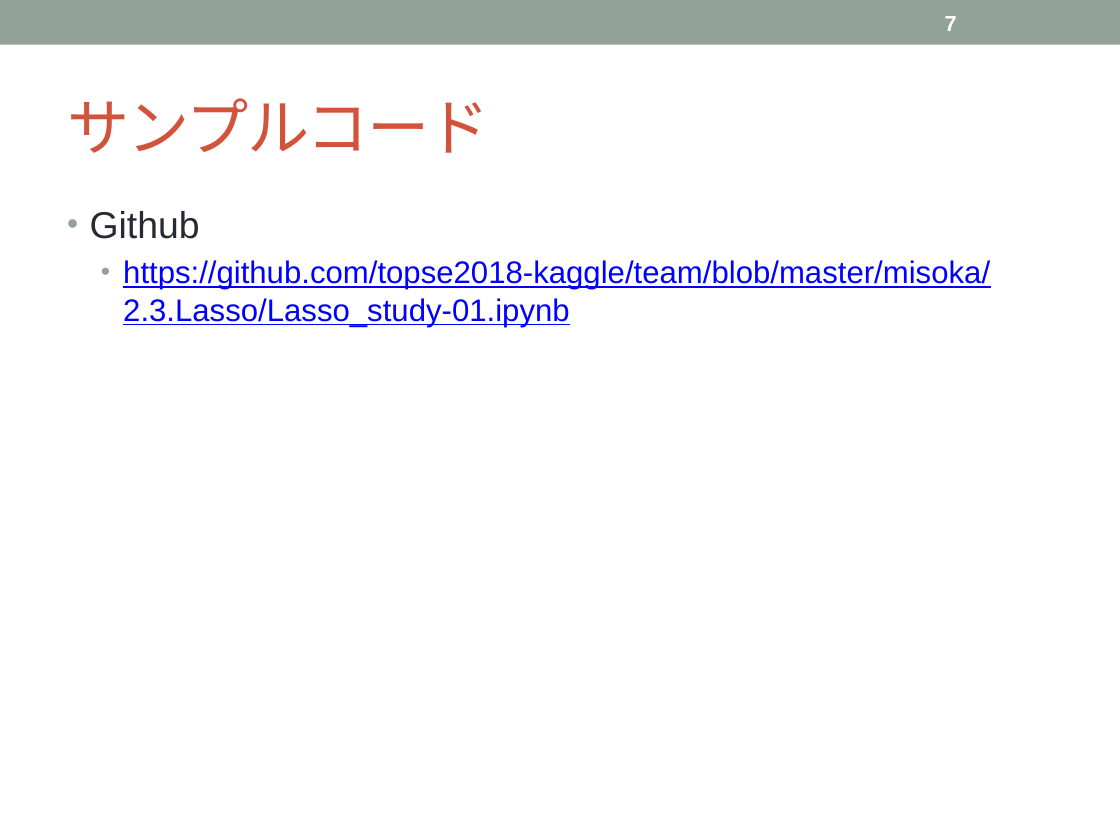
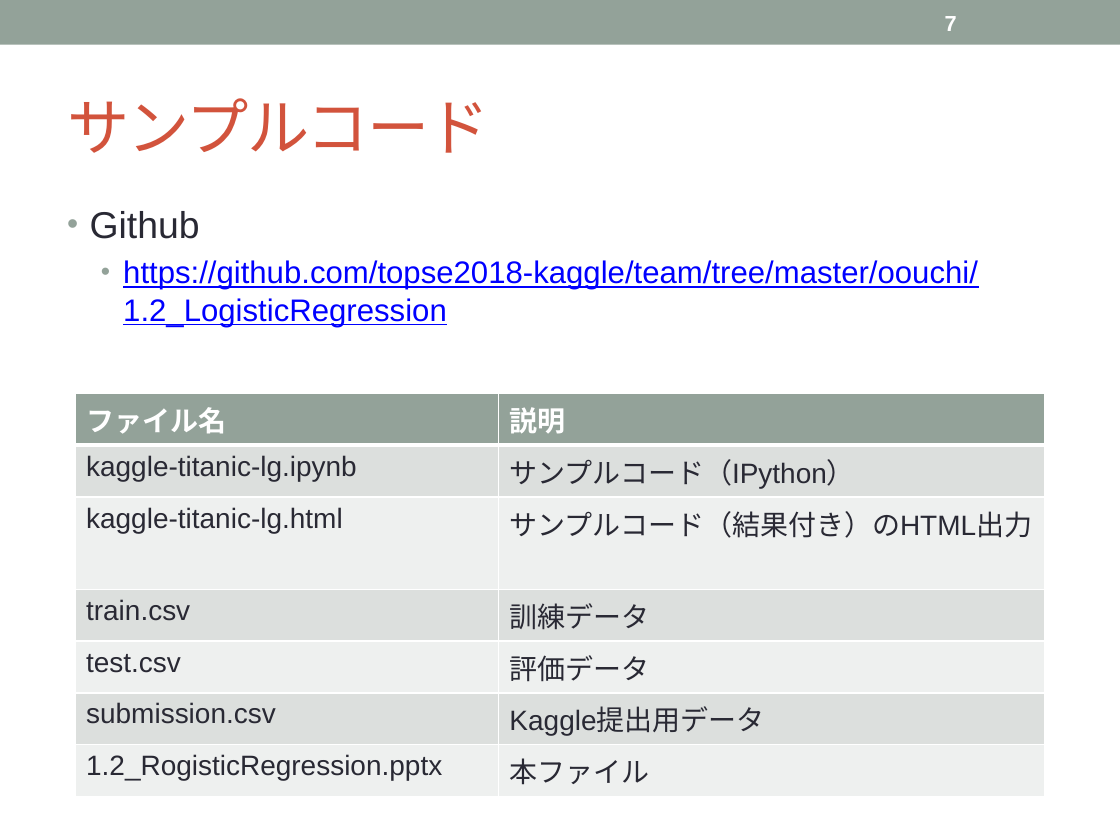
Before and after one commit to tsuchiyatoshio/team, a slide deck: slide 7 of oouchi/1.2_LogisticRegression/1.2_RogisticRegression.pptx. Drawn at 1120x840 pixels with LibreOffice and Linux fonts; fonts in the diff are those of the drawing. Boxes give left, top, right and bottom in pixels: in the first picture for what was removed or moved away, otherwise in the second. Text is boxed around its words. In the diff, an @@ line names an element or a change of style, - is before the commit and + after.

```diff
--- a/oouchi/1.2_LogisticRegression/1.2_RogisticRegression.pptx
+++ b/oouchi/1.2_LogisticRegression/1.2_RogisticRegression.pptx
@@ text at <box>123,260,978,327</box>: text changed @@
-  • https://github.com/topse2018-kaggle/team/blob/master/misoka/2.3.Lasso/Lasso_study-01.ipynb
+  • https://github.com/topse2018-kaggle/team/tree/master/oouchi/1.2_LogisticRegression
@@ table added at <box>75,393,1045,789</box>, 7 rows, 2 columns @@
+ファイル名 | 説明
+kaggle-titanic-lg.ipynb | サンプルコード（IPython）
+kaggle-titanic-lg.html | サンプルコード（結果付き）のHTML出力
+train.csv | 訓練データ
+test.csv | 評価データ
+submission.csv | Kaggle提出用データ
+1.2_RogisticRegression.pptx | 本ファイル
```
Also in this commit, not shown: 7 other slides changed.
